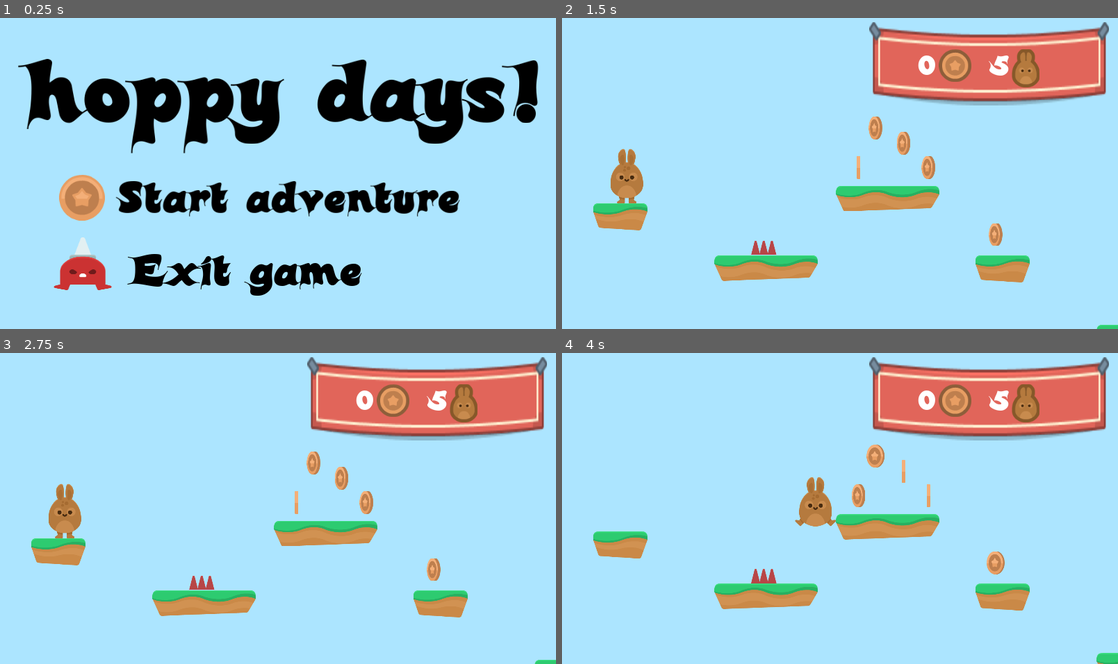
Above: before the commit, frames 1-4 (two rows, left to right).
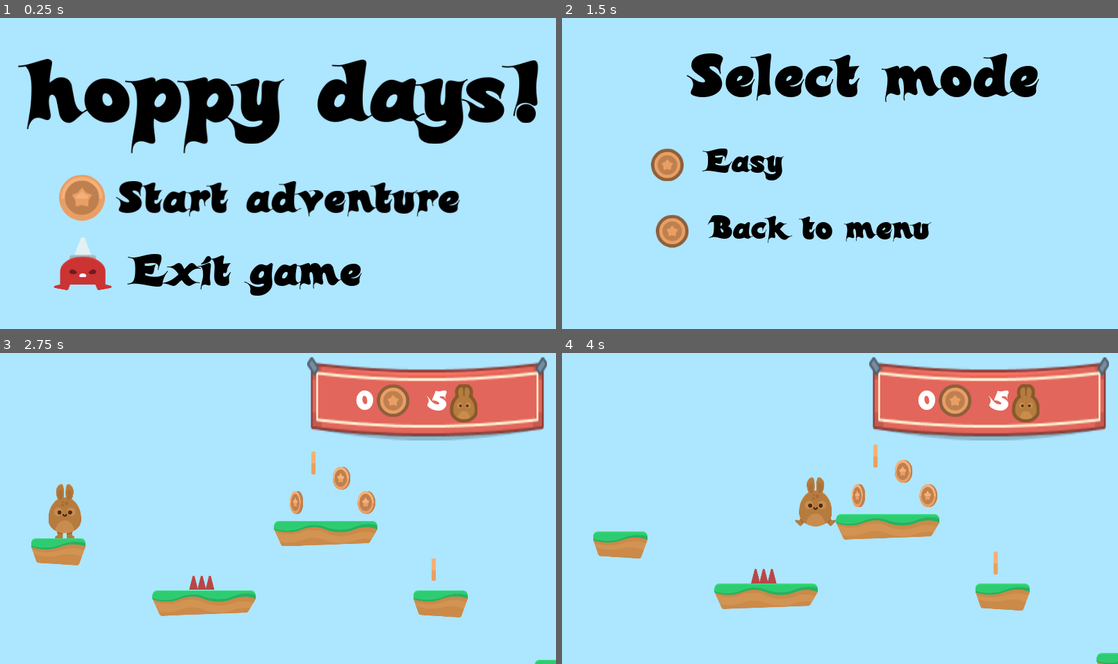
Above: after the commit, the same moments.

Repository: keyWorlds/hoppyDays
Game: Godot game, scene res://Scenes/Menu.tscn
The game is run twice, just before and just after one commit, with the same random seed, the same clock (stepped at 60 frames per second) and the same inputs.
Inputs (mouse positions are in pixels of both pictures, inside the frame that each line leads up to):
- Up to frame 1 (0.25 s): no input
- Up to frame 2 (1.5 s): click "Start adventure" at 0.5 s; click (673, 229) at 1.25 s, where only the run after the commit has a clickable "Back to menu"
- Up to frame 3 (2.75 s): click (105, 499) at 2 s, where only the run after the commit has a clickable "Easy"
- Up to frame 4 (4 s): hold Up (up) 2.78-3.53 s; hold Right (right) from 2.78 s (still down); tap Up (up) at 3.6, 3.77 s

The runs differ from the first frame. In frame 2, 21% of the frame differs, in the area x 5-100%, y 1-100%; in frame 3, 0.6%; in frame 4, 0.7%.

Commit message:
change to GLES2, add mode selector scene

Diff:
--- /dev/null
+++ b/project/Scenes/SelectMode.tscn
@@ -0,0 +1,78 @@
+[gd_scene load_steps=7 format=2]
+
+[ext_resource path="res://Scripts/SelectMode.gd" type="Script" id=1]
+[ext_resource path="res://Assets/GFX/Background/bg_layer1.png" type="Texture" id=2]
+[ext_resource path="res://Assets/Fonts/candles_.ttf" type="DynamicFontData" id=3]
+[ext_resource path="res://Assets/GFX/HUD/coin_bronze.png" type="Texture" id=4]
+
+[sub_resource type="DynamicFont" id=1]
+size = 110
+font_data = ExtResource( 3 )
+
+[sub_resource type="DynamicFont" id=2]
+size = 60
+font_data = ExtResource( 3 )
+
+[node name="Control" type="Control"]
+anchor_right = 1.0
+anchor_bottom = 1.0
+script = ExtResource( 1 )
+
+[node name="TextureRect" type="TextureRect" parent="."]
+margin_right = 1028.0
+margin_bottom = 605.0
+texture = ExtResource( 2 )
+
+[node name="CenterContainer" type="CenterContainer" parent="."]
+margin_left = 231.0
+margin_top = 76.5
+margin_right = 844.0
+margin_bottom = 217.5
+
+[node name="Label" type="Label" parent="CenterContainer"]
+margin_right = 653.0
+margin_bottom = 141.0
+custom_fonts/font = SubResource( 1 )
+custom_colors/font_color = Color( 0, 0, 0, 1 )
+text = "Select mode"
+
+[node name="EasyButton" type="TextureButton" parent="."]
+margin_left = 163.5
+margin_top = 267.0
+margin_right = 203.5
+margin_bottom = 307.0
+texture_normal = ExtResource( 4 )
+__meta__ = {
+"_edit_group_": true
+}
+
+[node name="Label" type="Label" parent="EasyButton"]
+margin_left = 95.9999
+margin_top = -7.49997
+margin_right = 244.0
+margin_bottom = 69.5
+custom_fonts/font = SubResource( 2 )
+custom_colors/font_color = Color( 0, 0, 0, 1 )
+text = "Easy"
+
+[node name="BackButton" type="TextureButton" parent="."]
+margin_left = 172.5
+margin_top = 388.5
+margin_right = 232.5
+margin_bottom = 449.5
+texture_normal = ExtResource( 4 )
+__meta__ = {
+"_edit_group_": true
+}
+
+[node name="Label" type="Label" parent="BackButton"]
+margin_left = 95.9999
+margin_top = -7.49997
+margin_right = 244.0
+margin_bottom = 69.5
+custom_fonts/font = SubResource( 2 )
+custom_colors/font_color = Color( 0, 0, 0, 1 )
+text = "Back to menu"
+
+[connection signal="pressed" from="EasyButton" to="." method="_on_EasyButton_pressed"]
+[connection signal="pressed" from="BackButton" to="." method="_on_BackButton_pressed"]
--- a/project/Scripts/Global.gd
+++ b/project/Scripts/Global.gd
@@ -6,7 +6,9 @@
 var JumpSFX
 var HurtSFX
 
+var MainMenu = "res://Scenes/MainMenu.tscn"
 var Level1 = "res://Scenes/Level1.tscn"
+var SelectMode = "res://Scenes/SelectMode.tscn"
 var GameOver = "res://Scenes/GameOver.tscn"
 var Victory = "res://Scenes/Victory.tscn"
 var Lightning = "res://Scenes/Lightning.tscn"
--- a/project/Scripts/MainMenu.gd
+++ b/project/Scripts/MainMenu.gd
@@ -1,7 +1,7 @@
 extends Control
 
 func _on_Reload_pressed():
-	get_tree().change_scene(Global.Level1)
+	get_tree().change_scene(Global.SelectMode)
 
 func _on_Exit_pressed():
 	get_tree().quit()
--- /dev/null
+++ b/project/Scripts/SelectMode.gd
@@ -0,0 +1,9 @@
+extends Control
+
+
+
+func _on_EasyButton_pressed():
+	get_tree().change_scene(Global.Level1)
+
+func _on_BackButton_pressed():
+	get_tree().change_scene(Global.MainMenu)
--- a/project/project.godot
+++ b/project/project.godot
@@ -55,4 +55,5 @@
 
 [rendering]
 
+quality/driver/driver_name="GLES2"
 environment/default_environment="res://default_env.tres"
